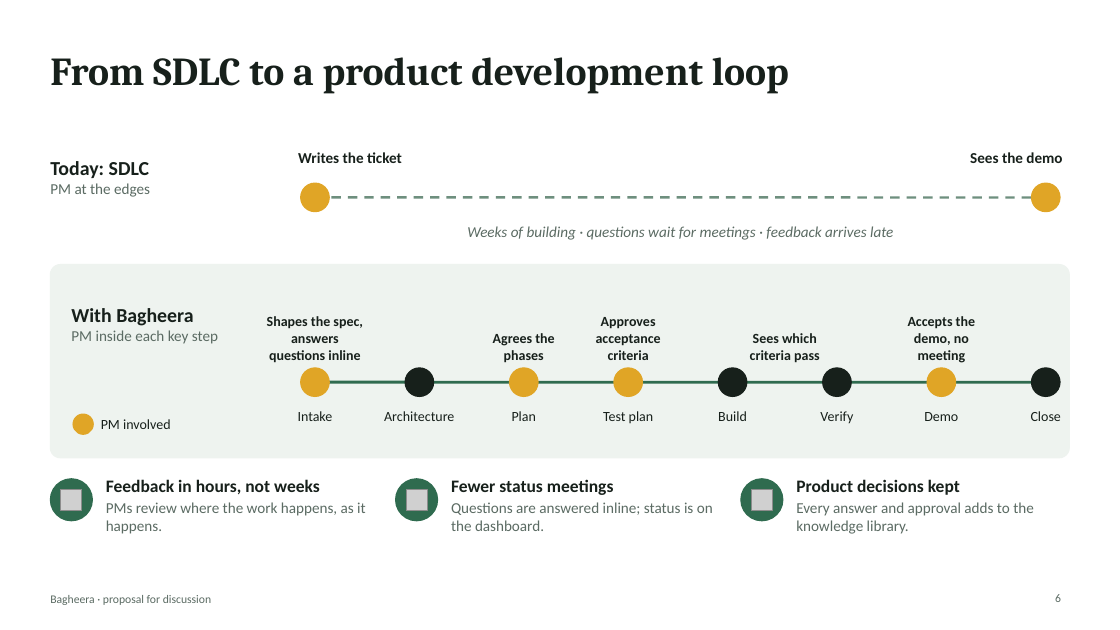
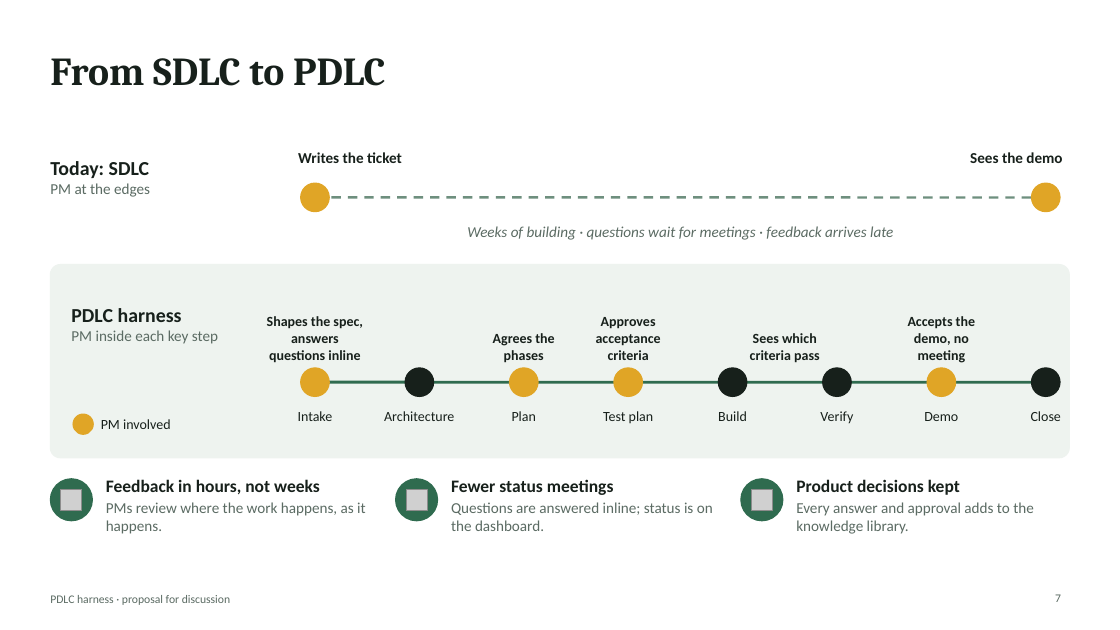
Before and after one commit to rahulnyk/bagheera, a slide deck: slide 7 of docs/pitch-deck.pptx (slide 6 before the commit). Drawn at 1120x630 pixels with LibreOffice and Linux fonts; fonts in the diff are those of the drawing; grey boxes stand for pictures. Boxes give left, top, right and bottom in pixels: in the first picture for what was removed or moved away, otherwise in the second. Text is boxed around its words. In the diff, an @@ line names an element or a change of style, - is before the commit and + after.

```diff
--- a/docs/pitch-deck.pptx
+++ b/docs/pitch-deck.pptx
@@ title at (x1=50, y1=58, x2=385, y2=86): text changed @@
-From SDLC to a product development loop
+From SDLC to PDLC
@@ text at (x1=71, y1=308, x2=182, y2=322): text changed @@
-With Bagheera
+PDLC harness
@@ text at (x1=50, y1=595, x2=230, y2=605): text changed @@
-Bagheera · proposal for discussion
+PDLC harness · proposal for discussion
@@ page number at (x1=1055, y1=594, x2=1061, y2=602): text changed @@
-6
+7
```
Also in this commit, not shown: 8 other slides changed, 1 slide added, 2 other files.
